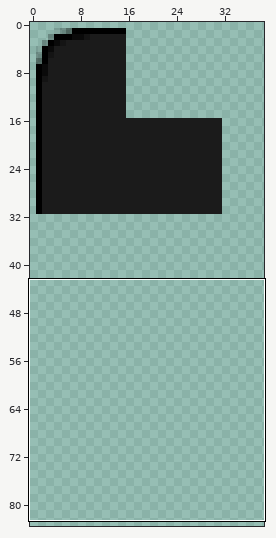
File history of a sprite sheet, Project_IC/Project_ICContent/textures/darkThemeGuiSheet.png. Above: a wide view before the commit, with the close-up outlined.
Close-up. Old version:
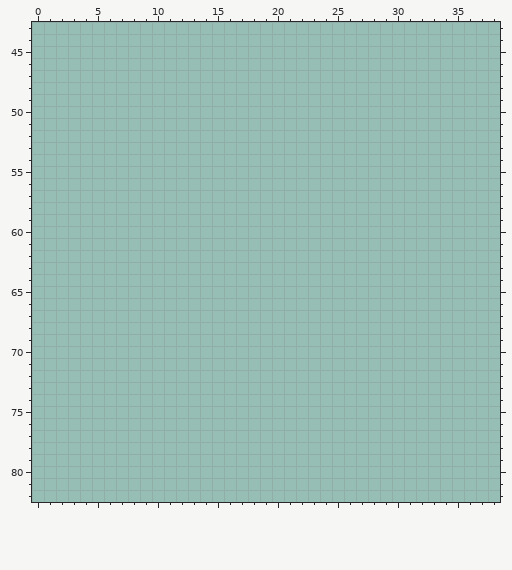
The file is 128x128 pixels. Colours within 5 levels of each other are drawn and written as one. Shown: x 0..38, y 43..82. The wide view leaves out empty margins. The commit also changed other parts of the picture, which this record leaves out.
Palette (. is transparent): 
The same view after the edit:
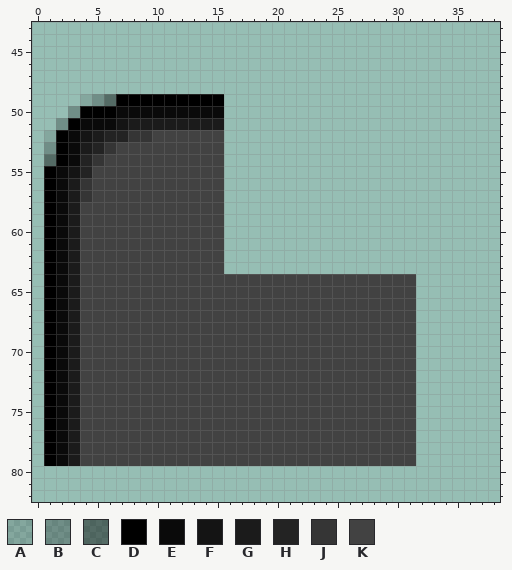
Colours new in this view: A #0000001f  B #00000040  C #00000070  D #000000  E #0a0a0a  F #141414  G #1b1b1b  H #232323  J #353535  K #424242
Diff:
Colour A now appears in row 49 at x 4; in row 52 at x 1.
Colour B now appears in row 49 at x 5; in row 50 at x 3; in row 51 at x 2; in row 53 at x 1.
Colour C now appears in row 49 at x 6; in row 54 at x 1.
Colour D now appears in row 49 at x 7 to 15; in row 50 at x 4 to 6; in row 51 at x 3; in rows 52 to 54 at x 2; in rows 55 to 79 at x 1.
Colour E now appears in row 50 at x 7 to 15; in row 51 at x 4 to 6; in rows 52 to 54 at x 3; in rows 55 to 79 at x 2.
Colour F now appears in row 51 at x 7; in row 52 at x 4; in row 55 at x 3.
Colour G now appears in row 51 at x 8 to 15; in row 52 at x 5; in row 53 at x 4; in rows 56 to 79 at x 3.
Colour H now appears in row 52 at x 6 to 7; in row 53 at x 5; in rows 54 to 55 at x 4.
Colour J now appears in row 52 at x 8 to 9; in row 53 at x 6; in row 54 at x 5; in rows 56 to 57 at x 4.
Colour K now appears in row 52 at x 10 to 15; in row 53 at x 7 to 15; in row 54 at x 6 to 15; in rows 55 to 57 at x 5 to 15; in rows 58 to 63 at x 4 to 15; in rows 64 to 79 at x 4 to 31.
Where, in picture pixels (left, top, right, bottom), the same in both close-ups:
added: (44, 94, 416, 466)
